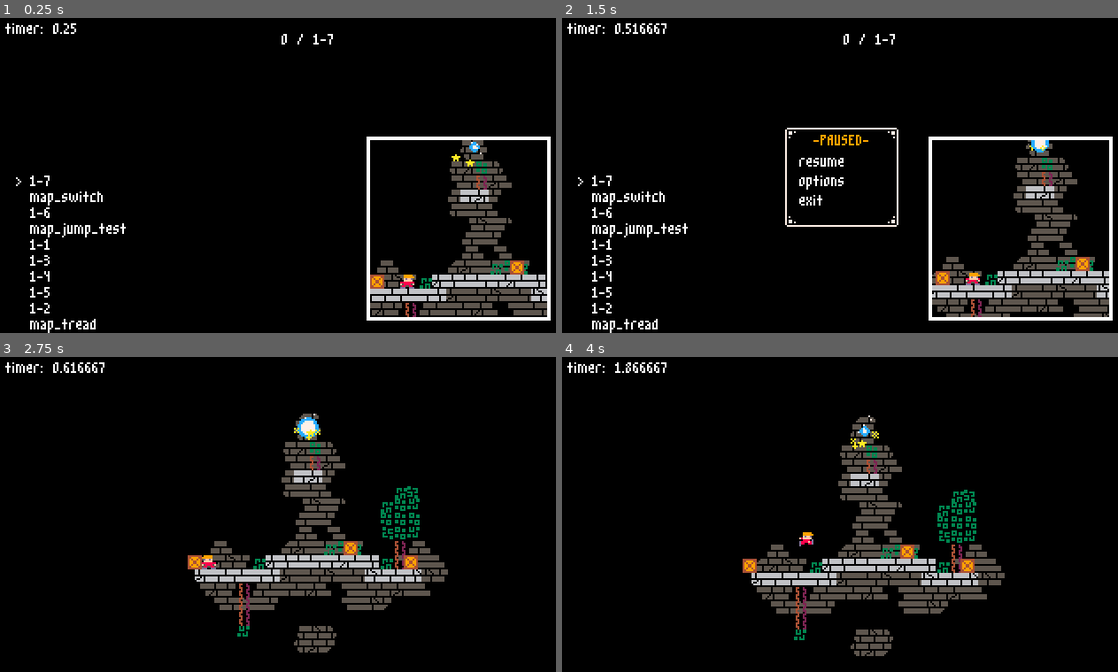
Above: before the commit, frames 1-4 (two rows, left to right).
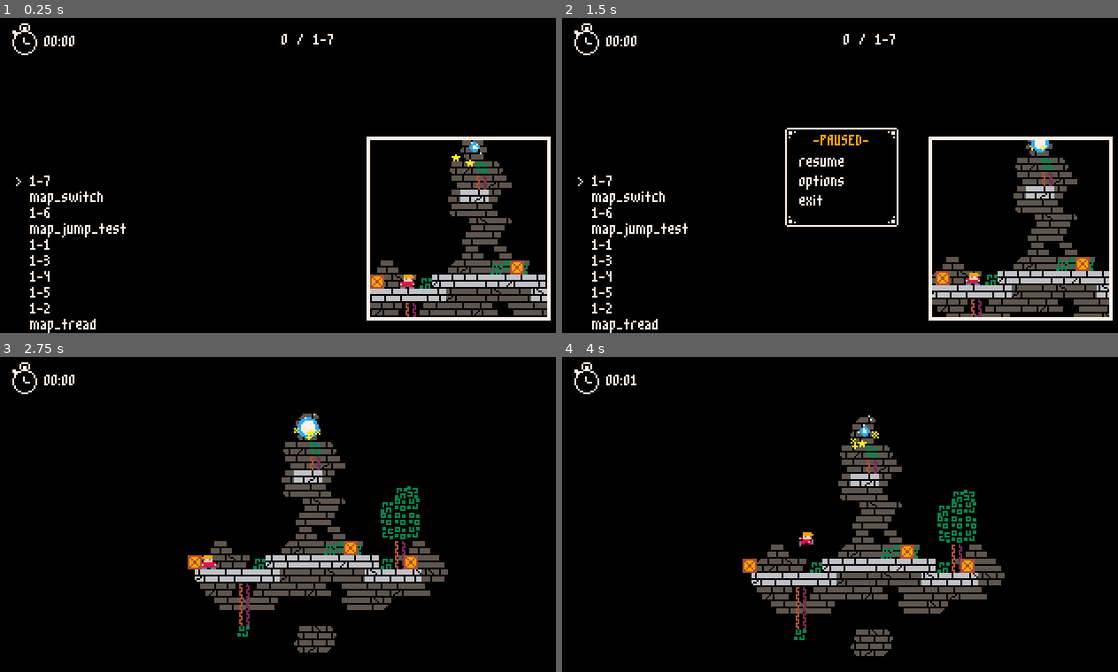
Above: after the commit, the same moments.

Repository: HarmonyHoney/tiny_crate
Game: Godot game, scene res://Scene/select.tscn
The game is run twice, just before and just after one commit, with the same random seed, the same clock (stepped at 60 frames per second) and the same inputs.
Inputs (mouse positions are in pixels of both pictures, inside the frame that each line leads up to):
- Up to frame 1 (0.25 s): no input
- Up to frame 2 (1.5 s): tap Enter at 0.5 s; move the mouse to (967, 156) at 0.52 s; hold Right (right) 0.53-1.25 s; tap X (action) at 0.6 s; click (967, 156) at 0.67 s; tap Z (jump) at 0.77 s; tap Space at 1.25 s; drag from (728, 188) to (812, 238) at 1.27 s
- Up to frame 3 (2.75 s): tap Enter at 2 s; move the mouse to (339, 442) at 2.02 s; hold Left (left) from 2.03 s (still down); tap X (action) at 2.1 s
- Up to frame 4 (4 s): release Left (left) at 2.75 s; drag from (812, 577) to (673, 464) at 2.77 s; move the mouse to (1012, 561) at 3.52 s; hold Right (right) from 3.53 s (still down); tap X (action) at 3.6 s; tap Z (jump) at 3.77 s

The runs differ from the first frame. In frame 1, 0.3% of the frame differs, in the area x 0-14%, y 1-12%; in frame 2, 0.4%; in frame 3, 0.4%, in the area x 0-19%, y 1-12%; in frame 4, 0.4%.

Commit message:
new timer icon

Diff:
--- a/Scene/AutoLoad/HUD.tscn
+++ b/Scene/AutoLoad/HUD.tscn
@@ -1,20 +1,30 @@
-[gd_scene load_steps=4 format=2]
+[gd_scene load_steps=5 format=2]
 
 [ext_resource path="res://Font/m3x6.tres" type="DynamicFont" id=1]
 [ext_resource path="res://Script/AutoLoad/HUD.gd" type="Script" id=2]
 [ext_resource path="res://Image/9slice.png" type="Texture" id=3]
+[ext_resource path="res://Image/timer.png" type="Texture" id=4]
 
 [node name="HUD" type="CanvasLayer"]
 pause_mode = 2
 script = ExtResource( 2 )
 
+[node name="TextureRect" type="TextureRect" parent="."]
+margin_right = 32.0
+margin_bottom = 32.0
+texture = ExtResource( 4 )
+__meta__ = {
+"_edit_use_anchors_": false
+}
+
 [node name="Timer" type="Label" parent="."]
-margin_left = 5.0
-margin_top = 5.0
-margin_right = 77.0
-margin_bottom = 13.0
+margin_left = 27.0
+margin_top = 12.0
+margin_right = 51.0
+margin_bottom = 20.0
 custom_fonts/font = ExtResource( 1 )
-text = "testing 123"
+custom_colors/font_color = Color( 1, 0.945098, 0.909804, 1 )
+text = "12.3456"
 __meta__ = {
 "_edit_use_anchors_": false
 }
@@ -72,6 +82,7 @@
 margin_right = 184.0
 margin_bottom = 110.0
 custom_fonts/font = ExtResource( 1 )
+custom_colors/font_color = Color( 1, 0.945098, 0.909804, 1 )
 text = "resume
 options
 exit"
--- a/Scene/select.tscn
+++ b/Scene/select.tscn
@@ -19,6 +19,7 @@
 margin_top = 68.0
 margin_right = 312.0
 margin_bottom = 172.0
+color = Color( 1, 0.945098, 0.909804, 1 )
 __meta__ = {
 "_edit_use_anchors_": false
 }
@@ -29,6 +30,7 @@
 margin_right = 106.764
 margin_bottom = 180.0
 custom_fonts/normal_font = ExtResource( 1 )
+custom_colors/default_color = Color( 1, 0.945098, 0.909804, 1 )
 text = "list"
 fit_content_height = true
 scroll_active = false
@@ -42,6 +44,7 @@
 margin_right = 320.0
 margin_bottom = 170.0
 custom_fonts/normal_font = ExtResource( 1 )
+custom_colors/default_color = Color( 1, 0.945098, 0.909804, 1 )
 text = "info"
 scroll_active = false
 __meta__ = {
@@ -54,7 +57,11 @@
 margin_right = 50.0
 margin_bottom = 104.0
 custom_fonts/font = ExtResource( 1 )
+custom_colors/font_color = Color( 1, 0.945098, 0.909804, 1 )
 text = ">"
+__meta__ = {
+"_edit_use_anchors_": false
+}
 
 [node name="ViewportContainer" type="ViewportContainer" parent="Control"]
 margin_left = 210.0
--- a/Script/AutoLoad/HUD.gd
+++ b/Script/AutoLoad/HUD.gd
@@ -52,3 +52,18 @@
 		 pass
 	else:
 		pass
+
+
+func set_time(arg):
+	var _min = str(int(arg / 60))
+	if _min.length() == 1:
+		_min = "0" + _min
+
+	var _sec = str(int(arg) % 60)
+	if _sec.length() == 1:
+		_sec = "0" + _sec
+
+	#var _msec = str(fmod(arg, 1))
+	#_msec = _msec.substr(1, 2)
+
+	node_timer.text = _min + ":" + _sec
--- a/Script/Stage/Stage.gd
+++ b/Script/Stage/Stage.gd
@@ -22,7 +22,7 @@
 func _process(delta):
 	if is_timer:
 		timer += delta
-		HUD.node_timer.text = "timer: " + str(timer)
+		HUD.set_time(timer)
 
 func stop_timer():
 	is_timer = false
Binary file added: Image/timer.png
